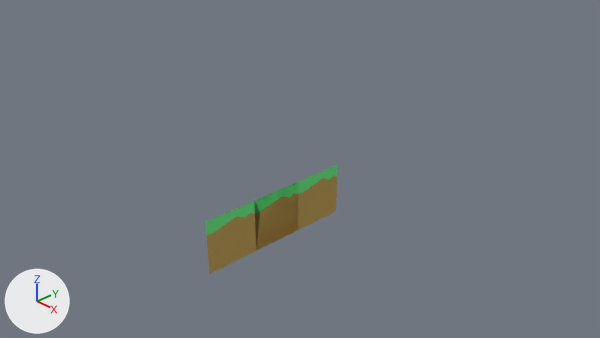
Two versions of the Blender file resources/model/testPlatform2.blend, one commit apart.
Rendered twice from the file's camera 'Camera'. Lighting does not change. The marker at lower left points along +X, +Y and +Z.
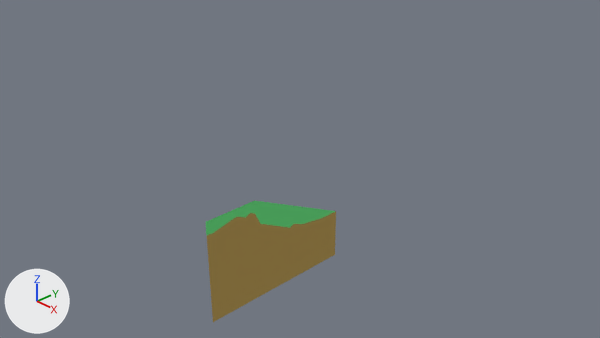
Diff of the bpy script that builds the scene:
```diff
--- a/resources/model/testPlatform2.blend.py
+++ b/resources/model/testPlatform2.blend.py
@@ mat_material_003 @@
+mat_material_003 = diffuse_material('Material.003')
+mat_material_003.base_color = (0.157, 0.8, 0.238)  # green #6ee786
@@ mat_material_000 @@
+mat_material_000 = diffuse_material('Material.000')
+mat_material_000.base_color = (0.488, 0.332, 0.0988)  # orange #b99c59
@@ me_ground_001 @@
 me_ground_001.from_pydata(...)  # 10 vertices, 9 faces; spans x 0.0, y -0.5..0.5, z -0.5..0.5
 # used by ob_cube_003; location = (0.0, 0.0, -0.5)
 # verts and faces of me_ground_001; kept vertices keep their numbers, new ones are numbered from 10
 # before: 0 (0.0, -0.5, -0.5) at pixel (256, 251), 1 (0.0, 0.5, -0.5) at pixel (298, 230), 2 (0.0, 0.114, 0.344) at pixel (281, 196), 3 (0.0, -0.5, 0.5) at pixel (254, 200), 4 (0.0, 0.5, 0.5) at pixel (298, 181)
 # before: 5 (0.0, 0.5, 0.247) at pixel (298, 194), 6 (0.0, -0.5, 0.247) at pixel (254, 213), 7 (0.0, 0.397, 0.297) at pixel (293, 193), 8 (0.0, 0.298, 0.253) at pixel (289, 197), 9 (0.0, -0.385, 0.235) at pixel (260, 211)
-me_ground_001.materials.append(mat_material_001)  # green #6ee786
+# me_ground_001 part 1
+delete_vertices([2, *range(5, 10)])  # with the faces that use them
+faces += [(0, 1, 4, 3)]
 me_ground_001.materials.append(mat_material_002)
@@ me_ground_001_1 @@
+me_ground_001_1.from_pydata([(0.0, -0.5, -0.5), (0.0, 0.5, -0.5), (0.0, 0.298, -0.367), (0.0, -0.5, 0.5), (0.0, 0.5, 0.0), (0.0, 0.5, -0.373), (0.0, -0.5, 0.247), (0.0, 0.397, -0.322), (0.0, -0.385, 0.001)], [], [(1, 5, 2), (5, 7, 2), (8, 6, 0), (2, 8, 0, 1), (8, 2, 3, 6), (7, 5, 4), (3, 2, 7, 4)])
+for i in [*range(0, 4)]: me_ground_001_1.polygons[i].material_index = 1
+me_ground_001_1.materials.append(mat_material_001)  # green #6ee786
+me_ground_001_1.materials.append(mat_material_002)  # orange #b99c59
@@ me_ground_003 @@
+me_ground_003.from_pydata([(0.0, -0.5, -0.5), (0.0, 0.5, -0.5), (0.0, -0.5, 0.5), (0.0, 0.5, 0.5)], [], [(2, 0, 1, 3)])
+me_ground_003.materials.append(mat_material_002)  # orange #b99c59
@@ me_ground_002 @@
+me_ground_002.from_pydata([(0.0, -0.5, -0.5), (0.0, -0.5, 0.0), (0.0, 0.105, -0.5), (0.0, -0.5, -0.373), (0.0, 0.5, -0.5), (0.0, -0.385, -0.421)], [], [(2, 5, 0), (5, 3, 0), (5, 2, 1, 3), (1, 2, 4)])
+for i in [0, 1]: me_ground_002.polygons[i].material_index = 1
+me_ground_002.materials.append(mat_material_003)  # green #6ee786
+me_ground_002.materials.append(mat_material_000)  # orange #b99c59
@@ ob_cube_003 @@
 ob_cube_003 = bpy.data.objects.new('cube.003', me_ground_001)
-ob_cube_003.location = (0.0, 0.0, -0.5)
+ob_cube_003.location = (0.0, 0.0, -1.5)
@@ ob_cube_000 @@
-ob_cube_000 = bpy.data.objects.new('cube.000', me_ground)
-ob_cube_000.location = (0.0, 1.0, -0.5)
+ob_cube_000 = bpy.data.objects.new('cube.000', me_ground_003)
+ob_cube_000.location = (0.0, 1.0, -1.5)
@@ ob_cube_002 @@
-ob_cube_002 = bpy.data.objects.new('cube.002', me_ground)
+ob_cube_002 = bpy.data.objects.new('cube.002', me_ground_001_1)
 ob_cube_002.location = (0.0, 0.0, -0.5)
@@ ob_cube_004 @@
+ob_cube_004 = bpy.data.objects.new('cube.004', me_ground_002)
+ob_cube_004.location = (0.0, 1.0, -0.5)
@@ ob_cube_005 @@
+ob_cube_005 = bpy.data.objects.new('cube.005', me_ground_003.copy())
+ob_cube_005.location = (0.0, -1.0, -1.5)
```

Location of each change, (x1, y1, x2, y2) in pixels of the pictures (600 x 338 px):
'cube.000', reshaped, moved: before (298, 165, 337, 230); after (298, 211, 336, 275)
'cube.003', reshaped, moved: before (255, 182, 298, 250); after (256, 230, 298, 297)
'cube.005', added: after (209, 251, 258, 322)
'cube.002', reshaped (26% shorter): before (254, 183, 298, 251); after (254, 201, 298, 251)
'cube.004', added (green): after (298, 206, 335, 230)
    faces in mat_material_003 (green #6ee786): (298, 206, 335, 224)
